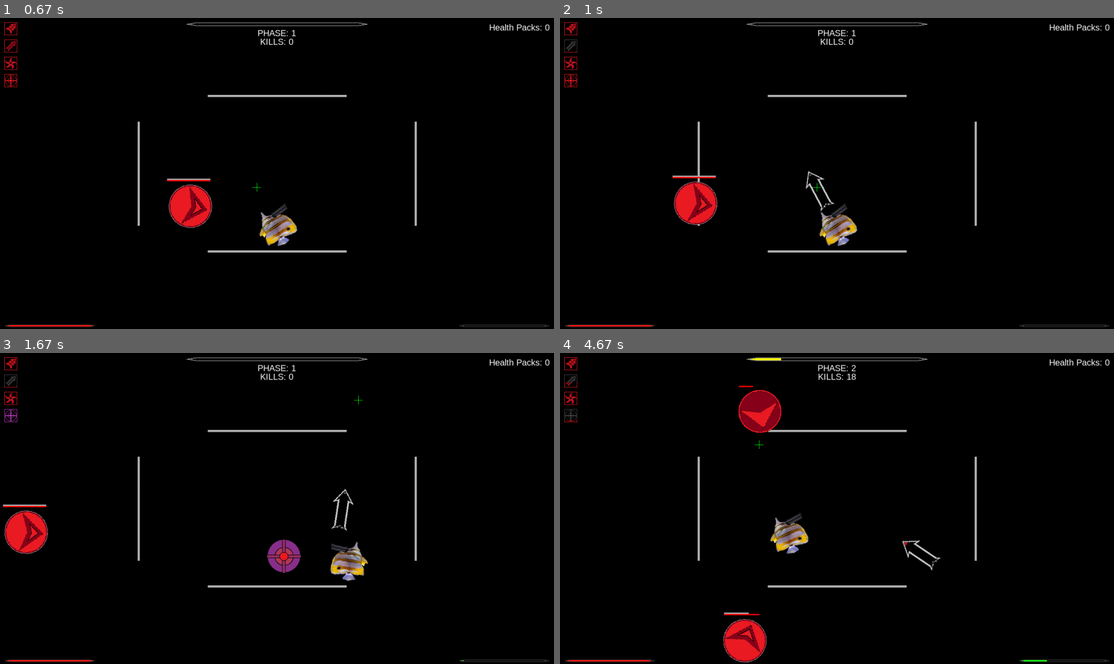
Above: before the commit, frames 1-4 (two rows, left to right).
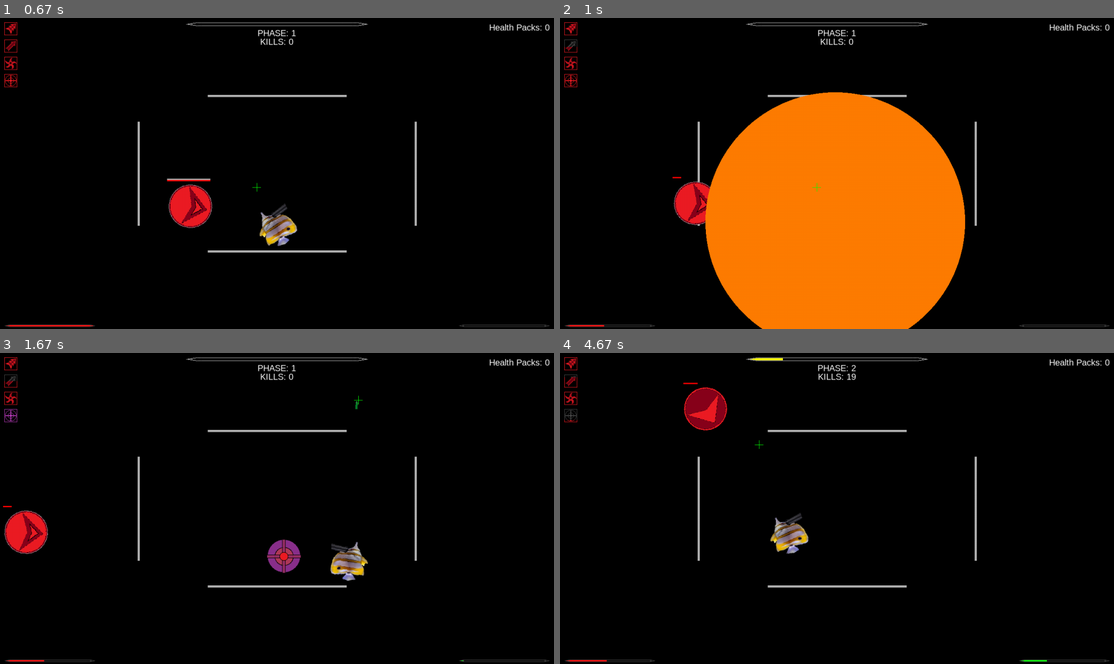
Above: after the commit, the same moments.

Repository: Jacob1Carter/BulletHellPygame
Game: pygame game, started from main.py
The game is run twice, just before and just after one commit, with the same random seed, the same clock (stepped at 60 frames per second) and the same inputs.
Inputs (mouse positions are in pixels of both pictures, inside the frame that each line leads up to):
- Up to frame 1 (0.67 s): click (254, 185) at 0.38 s
- Up to frame 2 (1 s): tap E at 0.67 s
- Up to frame 3 (1.67 s): hold D 1-1.47 s; move the mouse to (332, 576) at 1.03 s; tap F at 1.07, 1.37 s; click (360, 399) at 1.55 s
- Up to frame 4 (4.67 s): hold W 1.83-2.13 s; tap F at 1.9, 2.23, 2.53, 2.73, 3.03, 3.3, 3.63, 3.93, 4.07, 4.47 s; click (1041, 617) at 1.92 s; tap K at 1.98, 3.38, 4.55 s; hold D 2.17-2.63 s; click (692, 393) at 2.25 s; hold A 2.67-3.2 s; click (704, 446) at 2.75 s; hold S 3.23-3.53 s; click (809, 589) at 3.32 s; hold A 3.57-3.97 s; click (837, 545) at 3.65 s; hold W 4-4.37 s; click (1047, 626) at 4.08 s; hold D from 4.4 s (still down); click (759, 443) at 4.48 s

Frame 1 is identical in both runs. In frame 2, 30% of the frame differs, in the area x 0-74%, y 9-100%; in frame 3, 0.3%; in frame 4, 2.9%.

Commit message:
cover updated

Diff:
--- a/main.py
+++ b/main.py
@@ -275,7 +275,7 @@
             distance = math.sqrt((bullet.x - player.x) ** 2 + (bullet.y - player.y) ** 2)
             #   if player.x + player.width > bullet.x > player.x and \
             #   player.y + player.height > bullet.y > player.y:
-            if distance <= player.width:
+            if distance <= (player.width/2):
                 player.take_damage(bullet.damage)
                 if bullet not in remove_list:
                     remove_list.append(bullet)
@@ -356,7 +356,7 @@
                 shockwaves.remove(shockwave)
 
 
-def handle_rockets(rockets, player, enemies, bullets):
+def handle_rockets(rockets, player, enemies, bullets, covers):
     x, y = pygame.mouse.get_pos()
     dmg_lst = []
     for rocket in rockets:
@@ -407,6 +407,11 @@
                 distance = math.sqrt((enemies[enemy].x - rocket.x) ** 2 + (enemies[enemy].y - rocket.y) ** 2)
                 if distance <= enemies[enemy].width:
                     dmg_lst = rocket.explode(player, enemies)
+
+            for cover in covers:
+                for segment in cover.segments:
+                    if shortest_distance(segment.ax, segment.ay, segment.bx, segment.by, rocket.x, rocket.y) <= (rocket.width + rocket.height)/2:
+                        dmg_lst = rocket.explode(player, enemies)
 
             distance = math.sqrt((x - rocket.x) ** 2 + (y - rocket.y) ** 2)
             if distance < rocket.proximity:
@@ -634,12 +639,13 @@
     pygame.draw.circle(WIN, COLOURS["green"], (x, y), reticule.dot)
 
 
-def pause_display(play_button, restart_button, settings_button, exit_button):
+def pause_display(play_button, restart_button, settings_button, exit_button, player):
     WIN.fill(COLOURS["black"])
 
-    pygame.draw.rect(WIN, play_button.colour, play_button.rect)
-    play_text = FONT2.render(play_button.text, True, play_button.text_colour)
-    WIN.blit(play_text, (play_button.x + ((play_button.width - play_text.get_width()) / 2), (play_button.y + ((play_button.height - play_text.get_height()) / 2))))
+    if player.health > 0 and player.kills < 100:
+        pygame.draw.rect(WIN, play_button.colour, play_button.rect)
+        play_text = FONT2.render(play_button.text, True, play_button.text_colour)
+        WIN.blit(play_text, (play_button.x + ((play_button.width - play_text.get_width()) / 2), (play_button.y + ((play_button.height - play_text.get_height()) / 2))))
 
     pygame.draw.rect(WIN, restart_button.colour, restart_button.rect)
     restart_text = FONT2.render(restart_button.text, True, restart_button.text_colour)
@@ -1145,7 +1151,7 @@
 
                 else:
                     handle_cool(play_button, restart_button, settings_button, exit_button)
-                    pause_display(play_button, restart_button, settings_button, exit_button)
+                    pause_display(play_button, restart_button, settings_button, exit_button, player)
 
         else:
 
@@ -1175,7 +1181,7 @@
             pause = handle_player(player, keys_pressed, mouse_pressed, bullets, rockets, health_packs, glaives, shockwaves)
             handle_bullets(bullets, player, enemies, covers)
             handle_glaives(glaives, player, enemies)
-            handle_rockets(rockets, player, enemies, bullets)
+            handle_rockets(rockets, player, enemies, bullets, covers)
             handle_shockwaves(shockwaves, enemies)
             display(player, enemies, icos, bullets, r_icos, glaive_icos, warp_icos, warp_active_ico, rockets, glaives, shockwaves, covers, attribute_bar_ico,
                     progress_bar_ico, health_packs, reticule, phase, ui)
